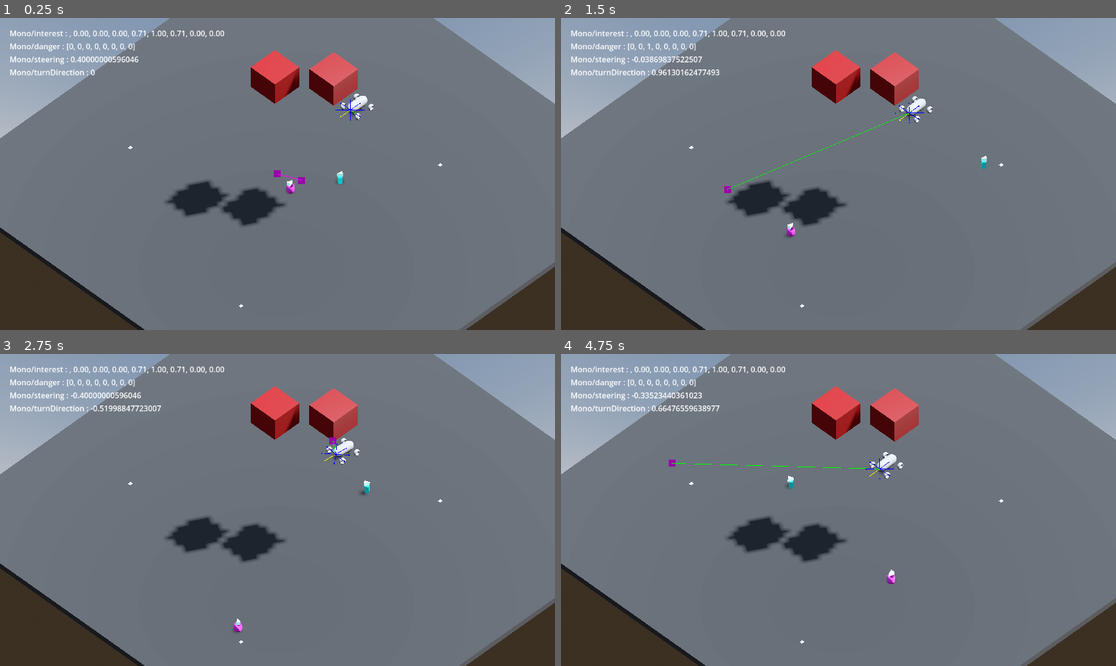
Above: before the commit, frames 1-4 (two rows, left to right).
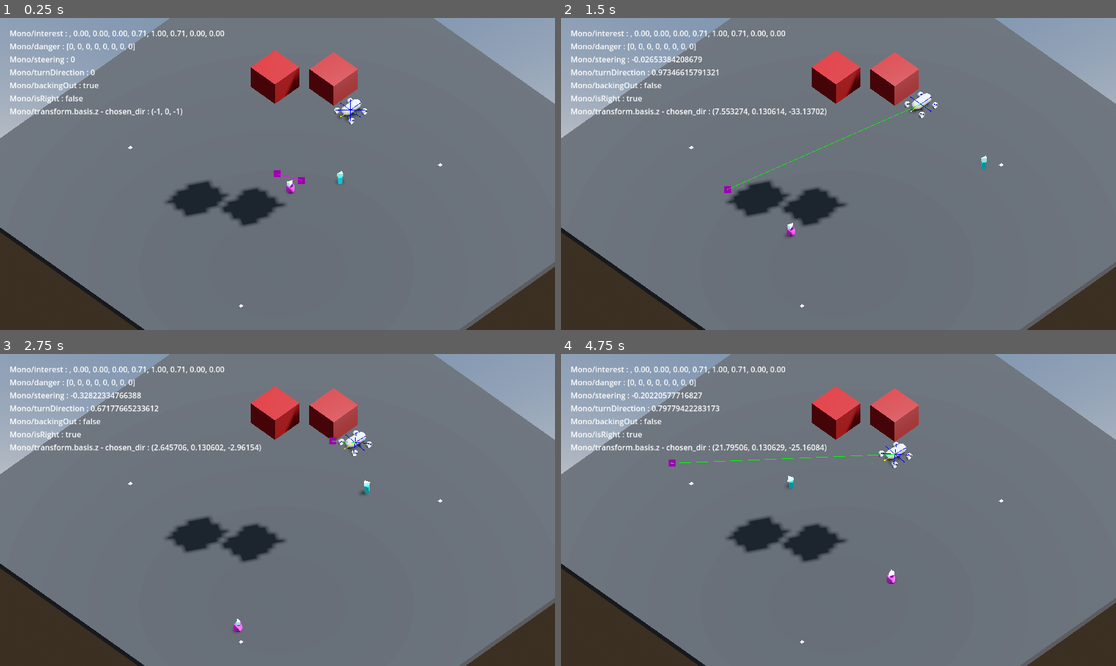
Above: after the commit, the same moments.

Repository: gparlakov/context_based_steering_test
Game: Godot game, scene res://navmesh_chhunks_demo_3d.tscn
Same seed, same stepped clock (60 frames per second), same inputs: the game is played once before the commit and once after it.
Inputs (mouse positions are in pixels of both pictures, inside the frame that each line leads up to):
- Up to frame 1 (0.25 s): no input
- Up to frame 2 (1.5 s): move the mouse to (960, 158) at 0.52 s; click (960, 158) at 0.67 s; move the mouse to (727, 189) at 1.27 s; click (727, 189) at 1.42 s
- Up to frame 3 (2.75 s): move the mouse to (333, 441) at 2.02 s; click (333, 441) at 2.17 s
- Up to frame 4 (4.75 s): move the mouse to (810, 572) at 2.77 s; click (810, 572) at 2.92 s; move the mouse to (1005, 556) at 3.52 s; click (1005, 556) at 3.67 s; move the mouse to (672, 463) at 4.27 s; click (672, 463) at 4.42 s

The runs differ from the first frame. In frame 1, 0.9% of the frame differs, in the area x 1-68%, y 12-35%; in frame 2, 1.3%; in frame 3, 1.3%; in frame 4, 1.4%, in the area x 1-64%, y 12-41%.

Commit message:
got the direction and the right ... right :)

Diff:
--- a/mono.gd
+++ b/mono.gd
@@ -20,7 +20,8 @@
 var debug: DebugOverlay
 var timer
 var turnDirection
-
+var backingOut := false
+var isRight := false
 
 # Called when the node enters the scene tree for the first time.
 func _ready() -> void:
@@ -48,6 +49,9 @@
 	debug.draw.add_property(self, "danger")
 	debug.draw.add_property(self, "steering")
 	debug.draw.add_property(self, "turnDirection")
+	debug.draw.add_property(self, "backingOut")
+	debug.draw.add_property(self, "isRight")
+	debug.draw.add_property(self, "transform.basis.z - chosen_dir", func(): return str(-transform.basis.z - chosen_dir))
 
 # # Called every frame. 'delta' is the elapsed time since the previous frame.
 # func _process(delta: float) -> void:
@@ -58,7 +62,7 @@
 	for i in num_rays:
 		var angle = i * 2 * PI / num_rays
 		ray_directions[i] = (transform.basis.z).rotated(Vector3.UP, angle)
-	engine_force = 20
+	engine_force = 500
 
 	steer_force = 2
 	steering = 0
@@ -69,14 +73,28 @@
 	# set_danger()
 	choose_direction()
 	turnDirection = (transform.basis.z.normalized()).dot(chosen_dir.normalized())
-	print("==== chosen dir is %s" % ("to the back" if(turnDirection < 0) else "in front"))
-	var steerRight = -1 if (transform.basis.z - chosen_dir).x > 0 else 1
-	print("right when positive x %.2f" % steerRight)
-	steering = clampf((1 - abs(turnDirection))*steerRight, -0.4, 0.4)
+
+	isRight = transform.basis.z.signed_angle_to(chosen_dir, Vector3.UP) < 0
+	if(backingOut):
+		# until we've turned sufficiently - keep it going back
+		backingOut = turnDirection < 0.4
+	else:
+		# only change steer when we are not backing out
+		backingOut = turnDirection < 0.2
+		var steerDirection = -1 if isRight else 1
+		steerDirection = - (steerDirection * 5) if backingOut else steerDirection
+
+		## get the steering angle as what is left from the dot product to 1
+		## if the turnDirection is 45 degress that's dot product (cos) of 0.5 so we steer 0.5
+		## if the turnDirection is 22.5 degress that's dot product (cos) of 0.75 so we steer 0.25
+		var turn = 1 - abs(turnDirection)
+		steering = clampf(turn * steerDirection , -0.4, 0.4)
+
 	# var desired_velocity = chosen_dir.rotated(rotation) * max_speed
 	# velocity = velocity.linear_interpolate(desired_velocity, steer_force)
 	# rotation = velocity.angle()
 	# move_and_collide(velocity * delta)
+	engine_force = -(abs(engine_force))  if backingOut else abs(engine_force)
 
 
 
--- a/navmesh_chhunks_demo_3d.tscn
+++ b/navmesh_chhunks_demo_3d.tscn
@@ -72,8 +72,8 @@
 [sub_resource type="TorusMesh" id="TorusMesh_y37mu"]
 
 [sub_resource type="CapsuleShape3D" id="CapsuleShape3D_awg2w"]
-radius = 0.905719
-height = 3.78636
+radius = 1.01662
+height = 5.34072
 
 [sub_resource type="CapsuleMesh" id="CapsuleMesh_3bipe"]
 
@@ -305,12 +305,12 @@
 
 [node name="Mono" type="VehicleBody3D" parent="."]
 transform = Transform3D(1, 0, 0, 0, 1, 0, 0, 0, 1, -5.02598, 1.577, -15.0097)
-mass = 5.0
+mass = 150.0
 physics_material_override = SubResource("PhysicsMaterial_p577t")
 script = ExtResource("2_4bs5m")
 
 [node name="VehicleWheel3D" type="VehicleWheel3D" parent="Mono"]
-transform = Transform3D(1, 0, 0, 0, 2.02589, 0, 0, 0, 2.02589, -1.5, -0.112938, 0)
+transform = Transform3D(1, 0, 0, 0, 2.02589, 0, 0, 0, 2.02589, -1.5, -0.112938, 1.32839)
 use_as_steering = true
 
 [node name="MeshInstance3D" type="MeshInstance3D" parent="Mono/VehicleWheel3D"]
@@ -318,7 +318,7 @@
 mesh = SubResource("TorusMesh_y37mu")
 
 [node name="VehicleWheel3D2" type="VehicleWheel3D" parent="Mono"]
-transform = Transform3D(1, 0, 0, 0, 2.02589, 0, 0, 0, 2.02589, 1.5, -0.112938, 0)
+transform = Transform3D(1, 0, 0, 0, 2.02589, 0, 0, 0, 2.02589, 1.5, -0.112938, 1.32839)
 use_as_steering = true
 
 [node name="MeshInstance3D" type="MeshInstance3D" parent="Mono/VehicleWheel3D2"]
@@ -326,7 +326,7 @@
 mesh = SubResource("TorusMesh_y37mu")
 
 [node name="VehicleWheel3D3" type="VehicleWheel3D" parent="Mono"]
-transform = Transform3D(1, 0, 0, 0, 2.02589, 0, 0, 0, 2.02589, -1.5, -0.112938, -2.71354)
+transform = Transform3D(1, 0, 0, 0, 2.02589, 0, 0, 0, 2.02589, -1.5, -0.112938, -1.38515)
 use_as_traction = true
 
 [node name="MeshInstance3D" type="MeshInstance3D" parent="Mono/VehicleWheel3D3"]
@@ -334,7 +334,7 @@
 mesh = SubResource("TorusMesh_y37mu")
 
 [node name="VehicleWheel3D4" type="VehicleWheel3D" parent="Mono"]
-transform = Transform3D(1, 0, 0, 0, 2.02589, 0, 0, 0, 2.02589, 1.5, -0.112938, -2.71354)
+transform = Transform3D(1, 0, 0, 0, 2.02589, 0, 0, 0, 2.02589, 1.5, -0.112938, -1.38515)
 use_as_traction = true
 
 [node name="MeshInstance3D" type="MeshInstance3D" parent="Mono/VehicleWheel3D4"]
@@ -344,7 +344,7 @@
 [node name="NavigationAgent3D" type="NavigationAgent3D" parent="Mono"]
 
 [node name="CollisionShape3D" type="CollisionShape3D" parent="Mono"]
-transform = Transform3D(1, 0, 0, 0, -4.37114e-08, -1, 0, 1, -4.37114e-08, 0, 0.184189, -1.40128)
+transform = Transform3D(1, 0, 0, 0, -4.37114e-08, -1, 0, 1, -4.37114e-08, 0, 0.37602, -0.0728941)
 shape = SubResource("CapsuleShape3D_awg2w")
 
 [node name="MeshInstance3D" type="MeshInstance3D" parent="Mono/CollisionShape3D"]
